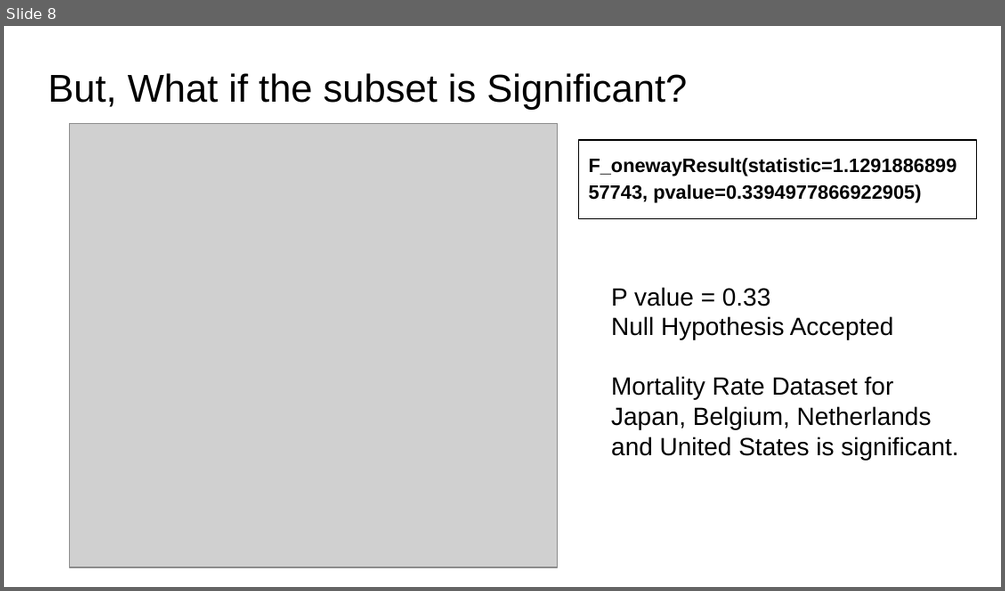
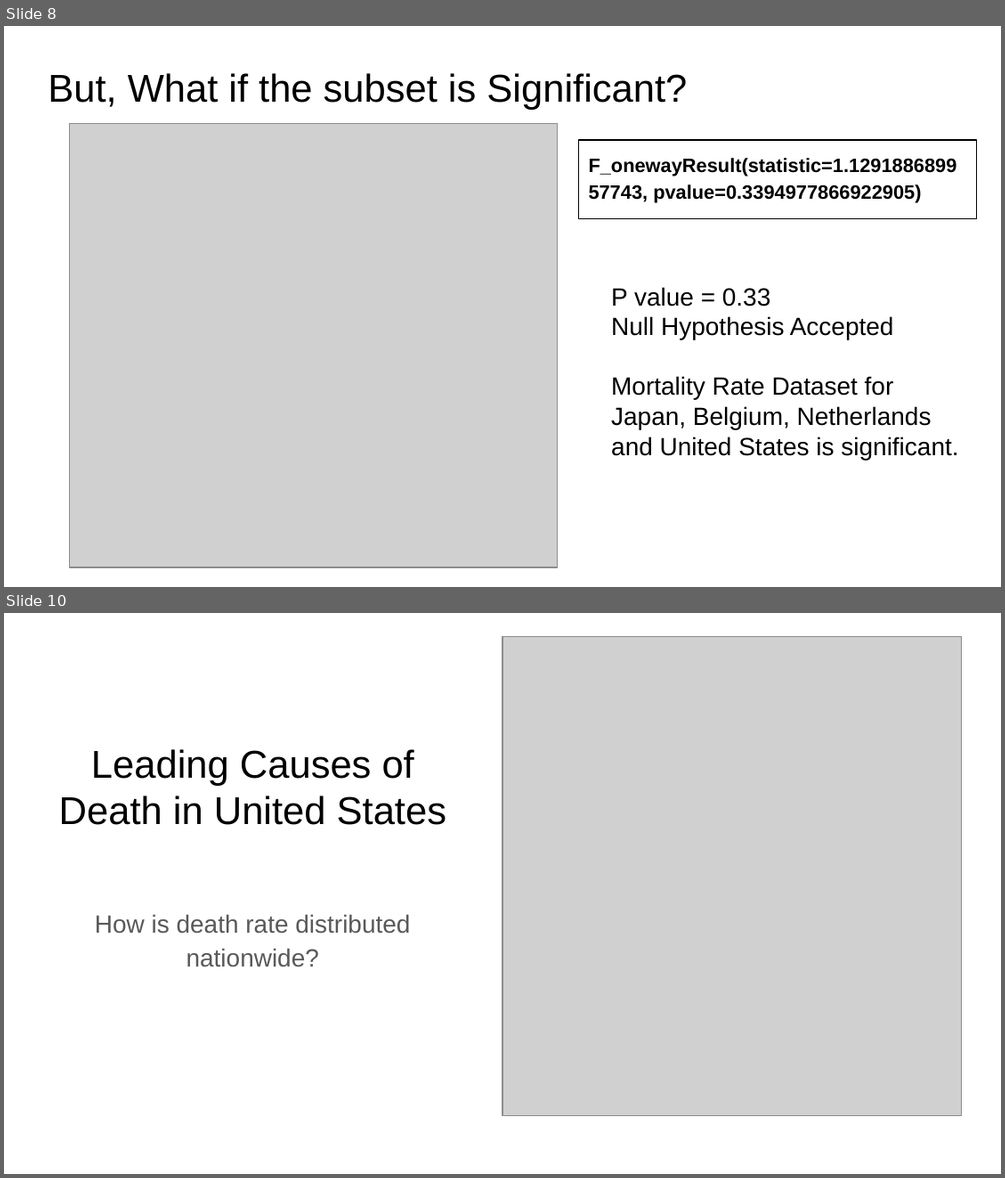
Before and after one commit to ppainuly/Leading-Causes-of-Death-in-United-States, a slide deck: Leading Causes of Death in United States.pptx. Shown one above the other, each under a label of ours: slide 8 before the commit, slides 8 and 10 after it; the slides between them are not shown. The pictures are 1005x591 and 1005x1178 pixels, drawn with LibreOffice and Linux fonts; fonts in the diff are those of the drawing; grey boxes stand for pictures. Boxes give left, top, right and bottom in pixels: in the first picture for what was removed or moved away, otherwise in the second. Text is boxed around its words. In the diff, an @@ line names an element or a change of style, - is before the commit and + after.

```diff
--- a/Leading Causes of Death in United States.pptx
+++ b/Leading Causes of Death in United States.pptx
@@ slide 10 added at [4,613,1001,1174], background #FFFFFF @@
@@ picture added at [502,637,962,1117] @@
@@ title added at [59,749,446,825], 28 pt, text #000000 @@
+Leading Causes of Death in United States
@@ text added at [95,914,410,967], 18 pt, text #595959 @@
+How is death rate distributed nationwide?
```
Also in this commit, not shown: 1 slide changed, 2 other slides added, 13 other files.
